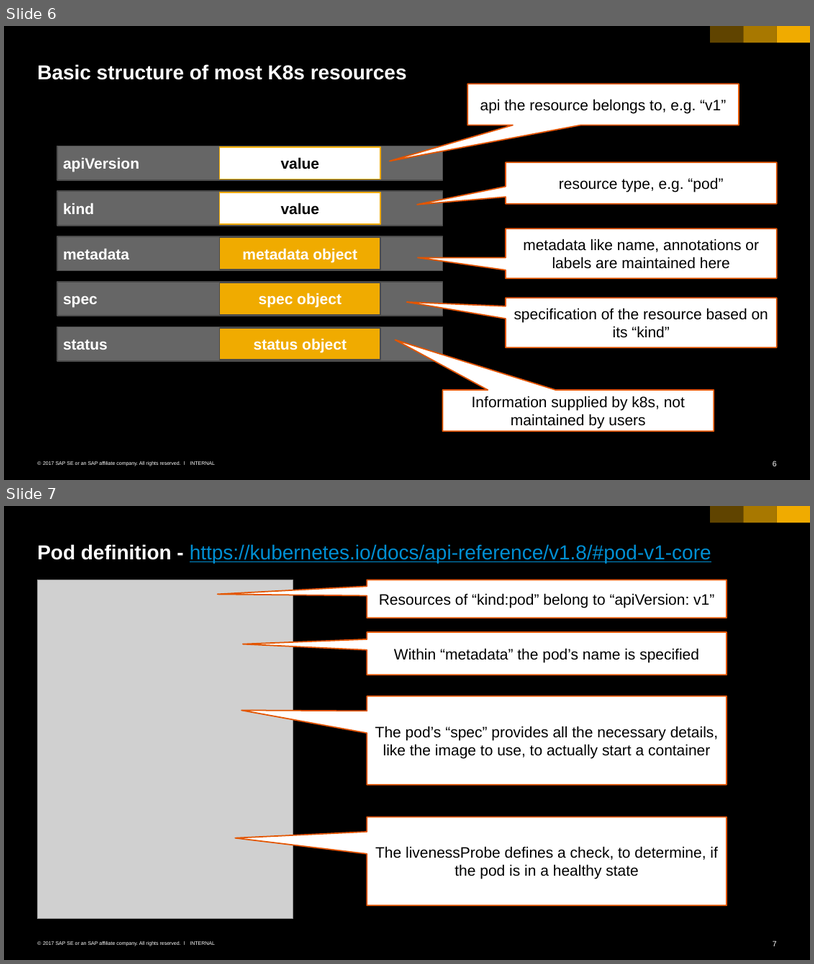
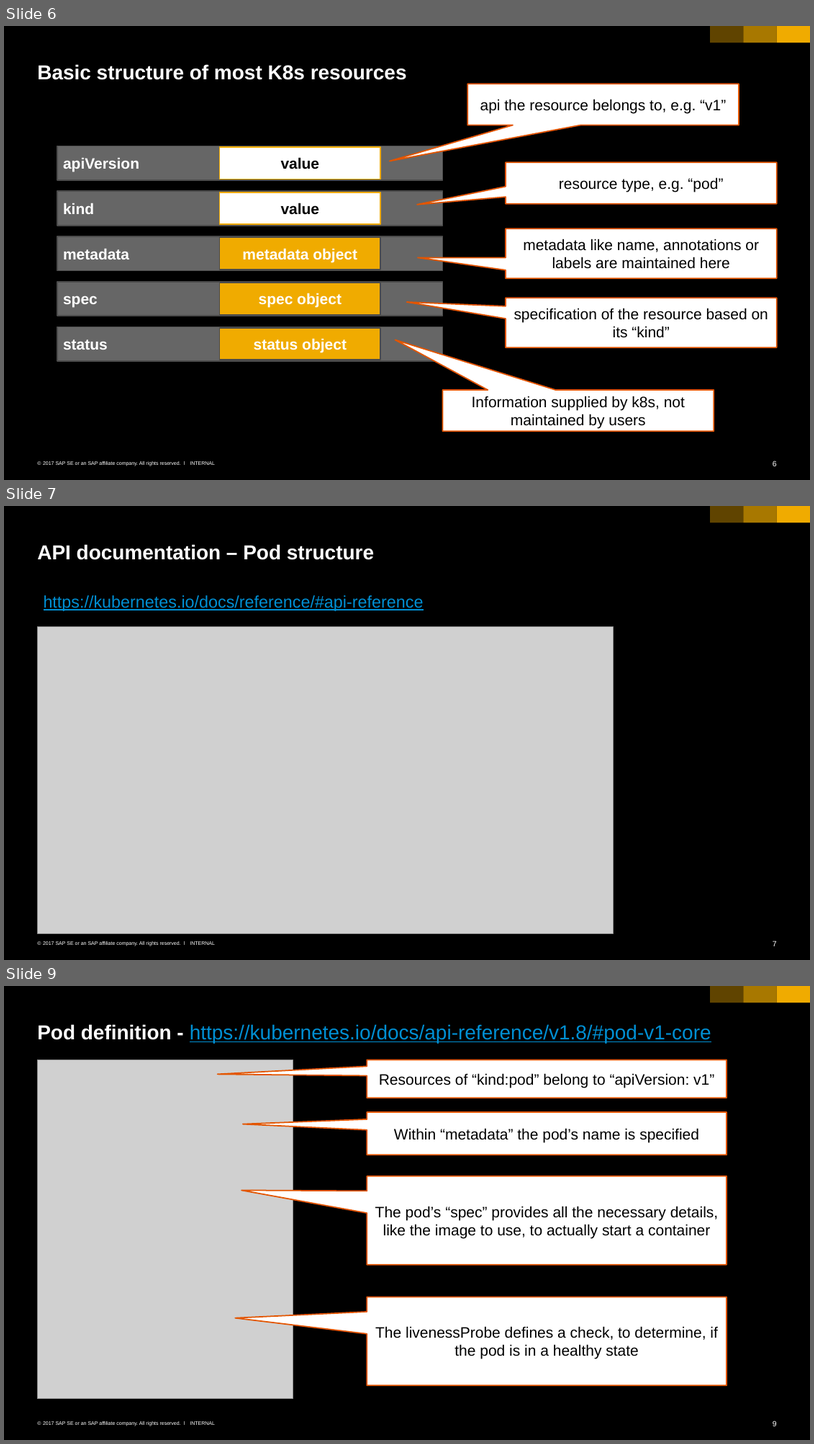
Before and after one commit to cuijiyao01/docker-k8s-training, a slide deck: kubernetes/02_pods.pptx. Shown one above the other, each under a label of ours: slides 6 and 7 before the commit, slides 6, 7 and 9 after it; the slides between them are not shown. The pictures are 814x964 and 814x1444 pixels, drawn with LibreOffice and Linux fonts; fonts in the diff are those of the drawing; grey boxes stand for pictures. Boxes give left, top, right and bottom in pixels: in the first picture for what was removed or moved away, otherwise in the second. Text is boxed around its words. In the diff, an @@ line names an element or a change of style, - is before the commit and + after.

```diff
--- a/kubernetes/02_pods.pptx
+++ b/kubernetes/02_pods.pptx
@@ slide 7 added at box(4, 506, 810, 960), background #000000; not listed: 6 template elements that a slide beside it also shows @@
@@ title added at box(37, 544, 374, 560), 24 pt, text #FFFFFF, bold @@
+API documentation – Pod structure
@@ text added at box(44, 595, 424, 611), 20 pt, text #008FD3, underline @@
+https://kubernetes.io/docs/reference/#api-reference
@@ picture added at box(37, 626, 612, 933) @@
@@ what was slide 7 is now slide 9 @@
@@ page number at box(773, 1420, 777, 1426): text changed @@
-7
+9
```
Also in this commit, not shown: 1 other slide added, 1 other file.
